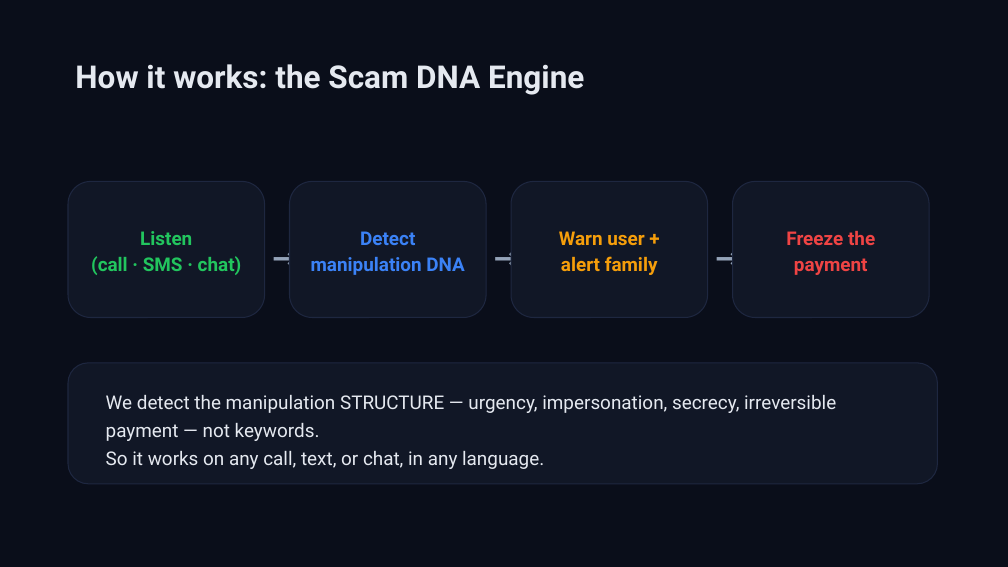
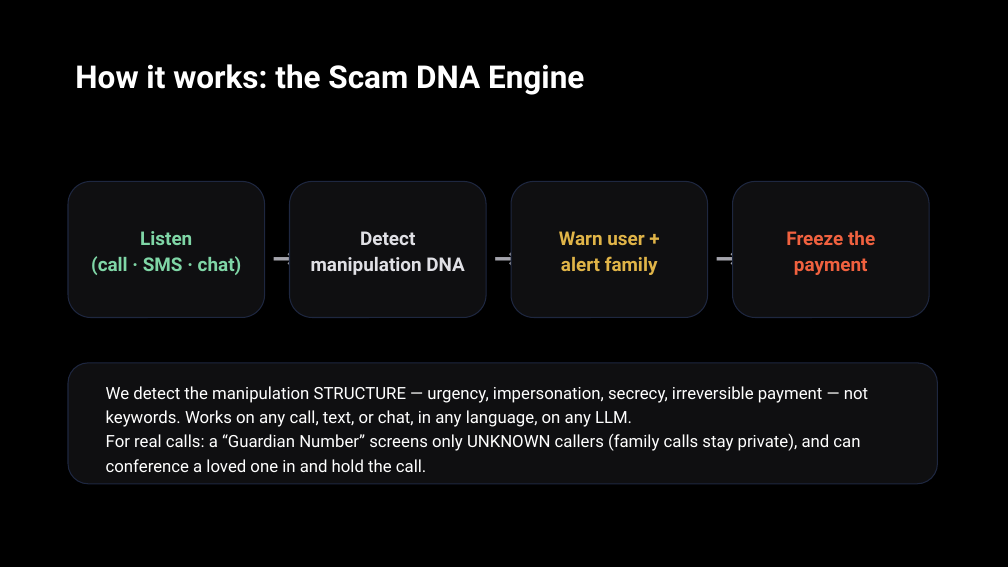
Before and after one commit to TUMO-MOGAME/Beyond-Tomorrow-Summit-AI-Future-Tech-Ecosystem-, a slide deck: slide 6 of docs/Aegis_Pitch_Deck.pptx. Drawn at 1008x567 pixels with LibreOffice and Linux fonts; fonts in the diff are those of the drawing. Boxes give left, top, right and bottom in pixels: in the first picture for what was removed or moved away, otherwise in the second. Text is boxed around its words. In the diff, an @@ line names an element or a change of style, - is before the commit and + after.

```diff
--- a/docs/Aegis_Pitch_Deck.pptx
+++ b/docs/Aegis_Pitch_Deck.pptx
@@ rectangle at (0, 0, 1008, 567): fill #0A0E1A to #000000 @@
@@ text "How it works: the Scam ..." at (75, 64, 584, 95): text colour #E5E9F0 to #FFFFFF @@
@@ text "Listen" at (91, 231, 242, 275): text colour #22C55E to #7FD6A6 @@
@@ text "Detect" at (311, 231, 465, 275): text colour #3B82F6 to #E0E0E5 @@
@@ text "Warn user +" at (559, 231, 658, 275): text colour #F59E0B to #E0B448 @@
@@ text colour #94A3B8 to #A4A4AC in 3 elements at (265, 204, 290, 310), (486, 204, 511, 310), (708, 204, 733, 310) @@
@@ text "Freeze the" at (786, 231, 875, 275): text colour #EF4444 to #F0613F @@
@@ fill #111726 to #0F0F11 in 5 elements at (68, 181, 265, 318), (290, 181, 486, 318), (511, 181, 708, 318), (733, 181, 929, 318), (68, 363, 938, 484) @@
@@ text at (106, 386, 868, 472): text changed; size 18 to 16 pt; text colour #E5E9F0 to #FFFFFF @@
-We detect the manipulation STRUCTURE — urgency, impersonation, secrecy, irreversible payment — not keywords.
-So it works on any call, text, or chat, in any language.
+We detect the manipulation STRUCTURE — urgency, impersonation, secrecy, irreversible payment — not keywords. Works on any call, text, or chat, in any language, on any LLM.
+For real calls: a “Guardian Number” screens only UNKNOWN callers (family calls stay private), and can conference a loved one in and hold the call.
```
Also in this commit, not shown: 9 other slides changed, 15 other files.
